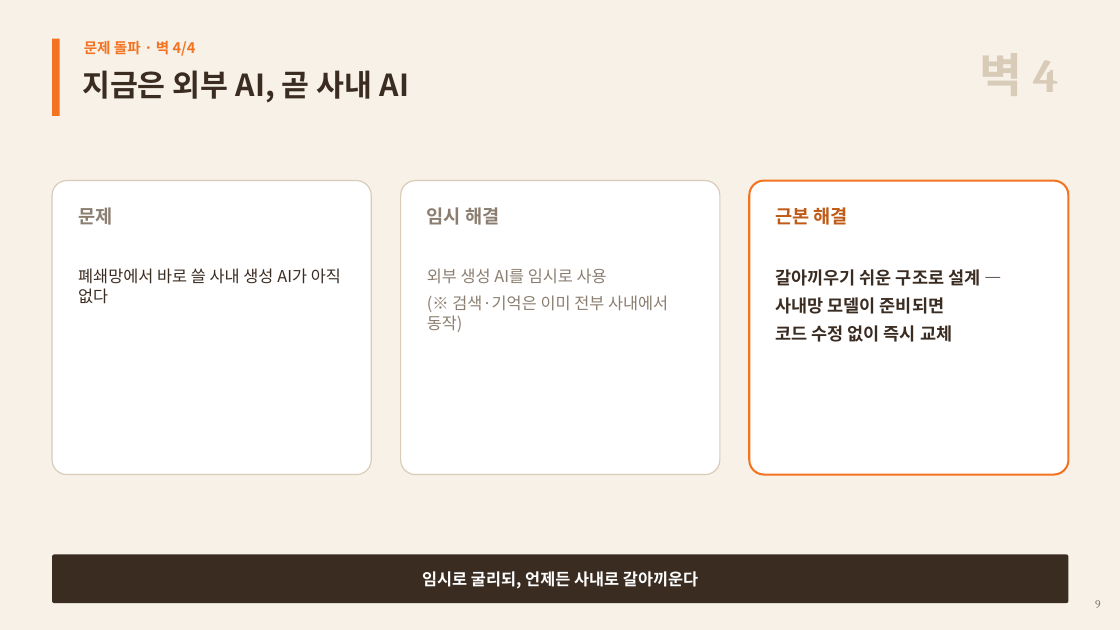
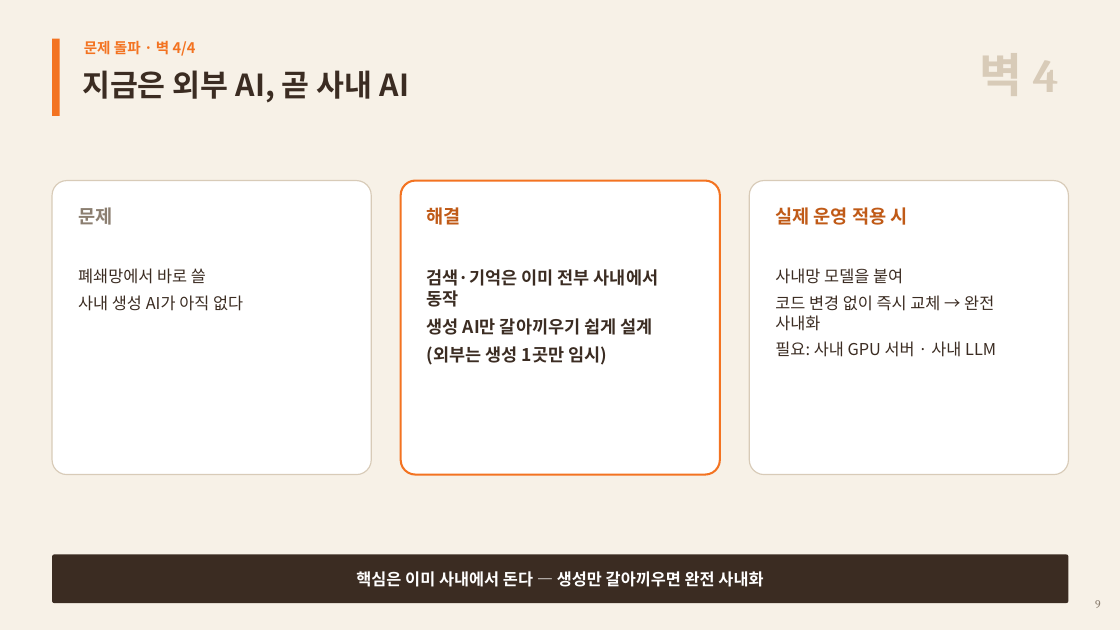
Before and after one commit to woochichichi/2026_HICT_ChatBot, a slide deck: slide 10 of docs/presentation/ITO_AX_Day_상담원AI코치.pptx. Drawn at 1120x630 pixels with LibreOffice and Linux fonts; fonts in the diff are those of the drawing. Boxes give left, top, right and bottom in pixels: in the first picture for what was removed or moved away, otherwise in the second. Text is boxed around its words. In the diff, an @@ line names an element or a change of style, - is before the commit and + after.

```diff
--- a/docs/presentation/ITO_AX_Day_상담원AI코치.pptx
+++ b/docs/presentation/ITO_AX_Day_상담원AI코치.pptx
@@ rounded rectangle "해결" at (401,181,720,475): outline #D8CBB8 1 pt to #F37321 1.75 pt @@
@@ text in rounded rectangle at (427,207,658,365): text changed; size 14 to 15 pt; text colour #8B7E70 to #3B2C22; bold on @@
-임시 해결
-외부 생성 AI를 임시로 사용
-(※ 검색·기억은 이미 전부 사내에서 동작)
+해결
+검색·기억은 이미 전부 사내에서 동작
+생성 AI만 갈아끼우기 쉽게 설계
+(외부는 생성 1곳만 임시)
@@ rounded rectangle "실제 운영 적용 시" at (749,181,1069,475): outline #F37321 1.75 pt to #D8CBB8 1 pt @@
@@ text in rounded rectangle at (775,207,996,357): text changed; size 15 to 14 pt; bold off @@
-근본 해결
-갈아끼우기 쉬운 구조로 설계 —
-사내망 모델이 준비되면
-코드 수정 없이 즉시 교체
+실제 운영 적용 시
+사내망 모델을 붙여
+코드 변경 없이 즉시 교체 → 완전 사내화
+필요: 사내 GPU 서버 · 사내 LLM
@@ text in rounded rectangle at (356,571,763,587): text changed @@
-임시로 굴리되, 언제든 사내로 갈아끼운다
+핵심은 이미 사내에서 돈다 — 생성만 갈아끼우면 완전 사내화
```
Also in this commit, not shown: 3 other slides changed, 1 other file.
